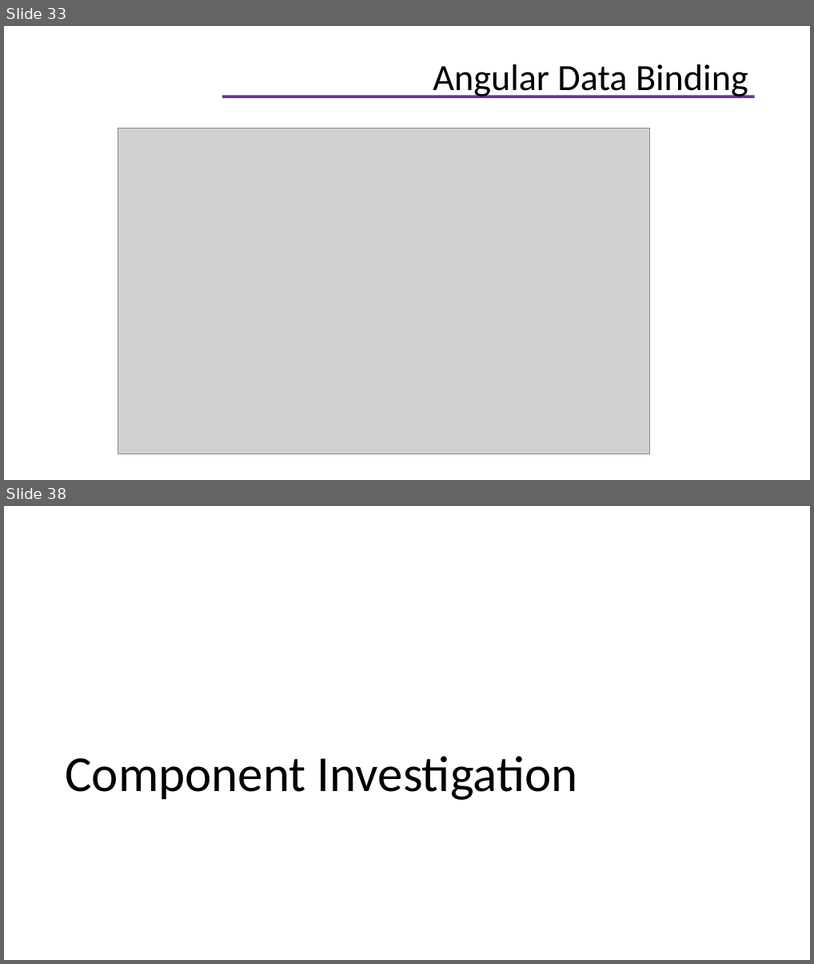
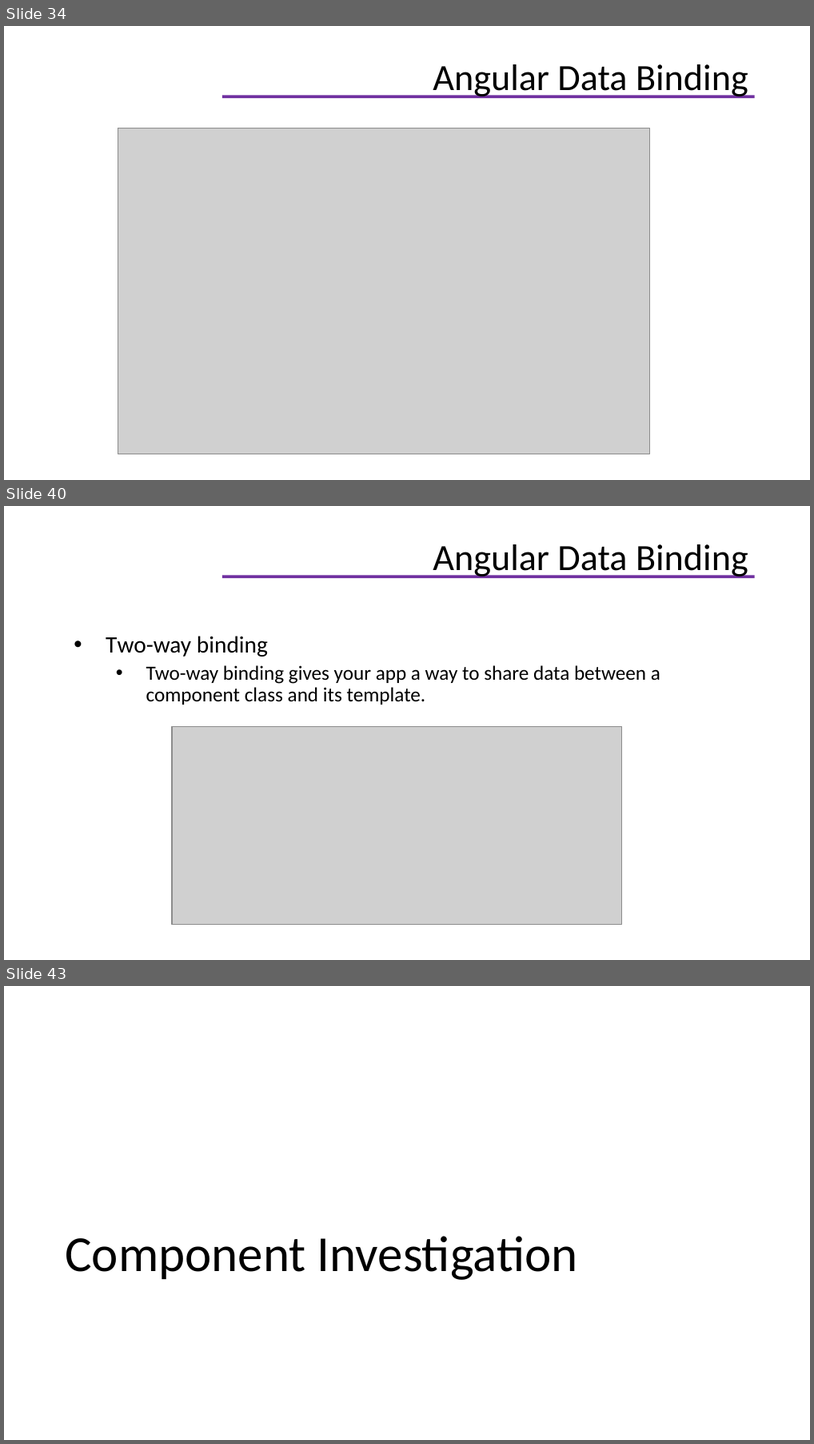
Before and after one commit to helenhash/angular-training, a slide deck: docs/Angular Training.pptx. Shown one above the other, each under a label of ours: slides 33 and 38 before the commit, slides 34, 40 and 43 after it; the slides between them are not shown. The pictures are 814x964 and 814x1444 pixels, drawn with LibreOffice and Linux fonts; fonts in the diff are those of the drawing; grey boxes stand for pictures; background and template pictures are left out. Boxes give left, top, right and bottom in pixels: in the first picture for what was removed or moved away, otherwise in the second. Text is boxed around its words. In the diff, an @@ line names an element or a change of style, - is before the commit and + after.

```diff
--- a/docs/Angular Training.pptx
+++ b/docs/Angular Training.pptx
@@ slide 40 added at [4, 506, 810, 960], background #FFFFFF; not listed: 1 template element that a slide beside it also shows @@
@@ title added at [433, 544, 749, 578], 33 pt, text #000000 @@
+Angular Data Binding
@@ text added at [106, 636, 661, 704], 18 pt, text #000000 @@
+• Two-way binding
+  • Two-way binding gives your app a way to share data between a component class and its template.
@@ picture added at [172, 726, 622, 924] @@
@@ what was slide 33 is now slide 34 @@
@@ what was slide 38 is now slide 43 @@
```
Also in this commit, not shown: 4 slides changed, 5 other slides added, 1 slide removed, 19 other files.
